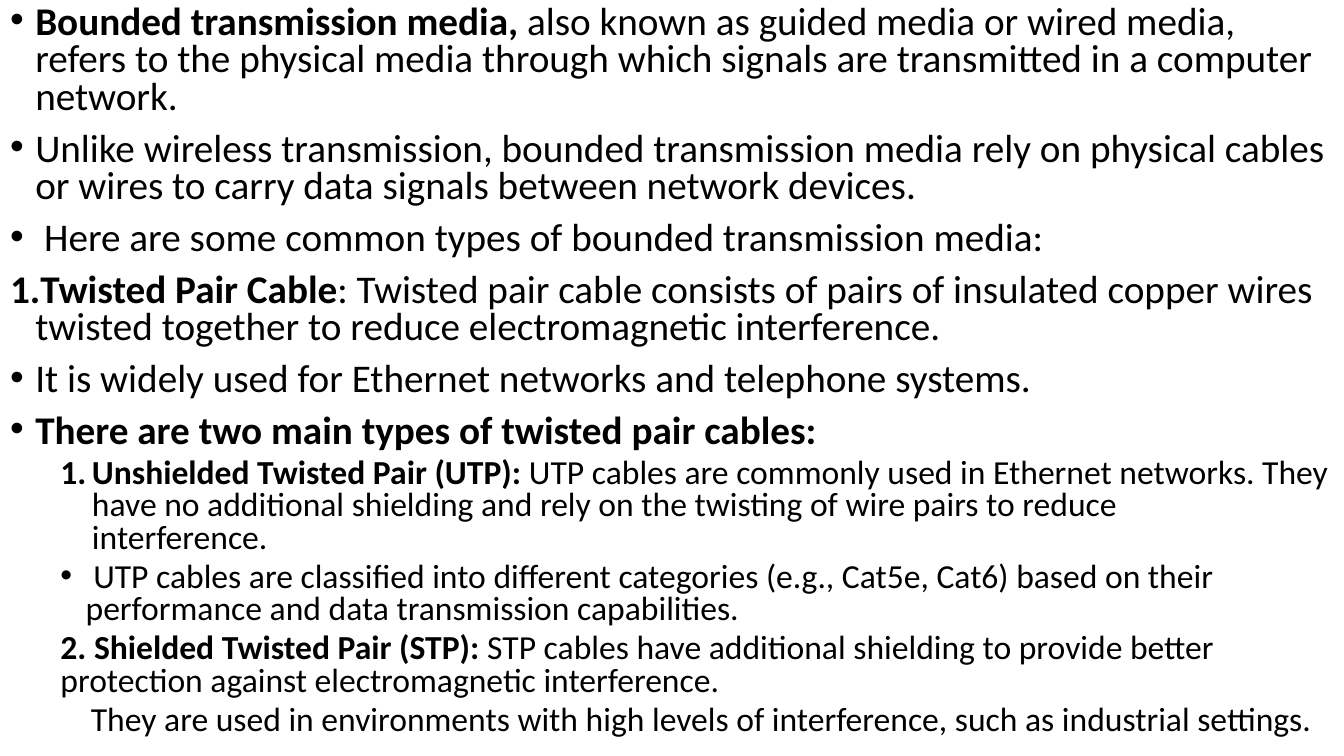
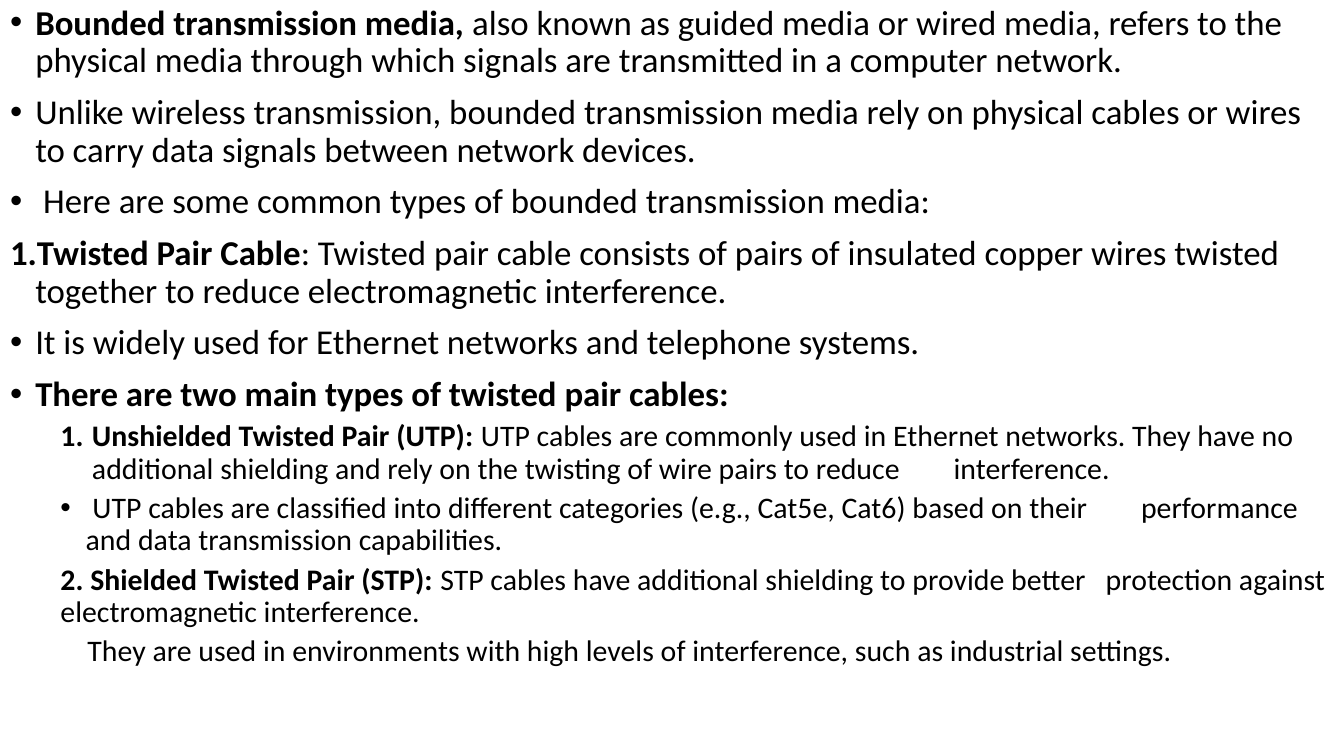
Before and after one commit to Mrcoderv/BCA-UnlimateNote-New, a slide deck: slide 16 of 5th sem/ComputerNetwork/Chapter new 4.pptx. Drawn at 1344x756 pixels with LibreOffice and Linux fonts; fonts in the diff are those of the drawing. Boxes give left, top, right and bottom in pixels: in the first picture for what was removed or moved away, otherwise in the second. Text is boxed around its words. In the diff, an @@ line names an element or a change of style, - is before the commit and + after.

```diff
--- a/5th sem/ComputerNetwork/Chapter new 4.pptx
+++ b/5th sem/ComputerNetwork/Chapter new 4.pptx
@@ text "Bounded transmission media, also known ..." at [10,10,1325,666]: size 28 to 24.9 pt in "Bounded transmission media, also known as guided ...", "Unlike wireless transmission, bounded transmission media rel ...", "Here are some common types of bounded ...", "Twisted Pair Cable: Twisted pair cable consists ..." and 2 more places; size 24 to 21.3 pt in "Unshielded Twisted Pair (UTP): UTP cables are ...", "UTP cables are classified into different categories ...", "2. Shielded Twisted Pair (STP): STP cables ...", "They are used in environments with high ..."; line spacing 0.8 to 0.9; list level 2 to 1 in "2. Shielded Twisted Pair (STP): ..."; list level 2 to 1 in "They are used in environments ..." @@
```
Also in this commit, not shown: 11 other slides changed, 2 other files.
